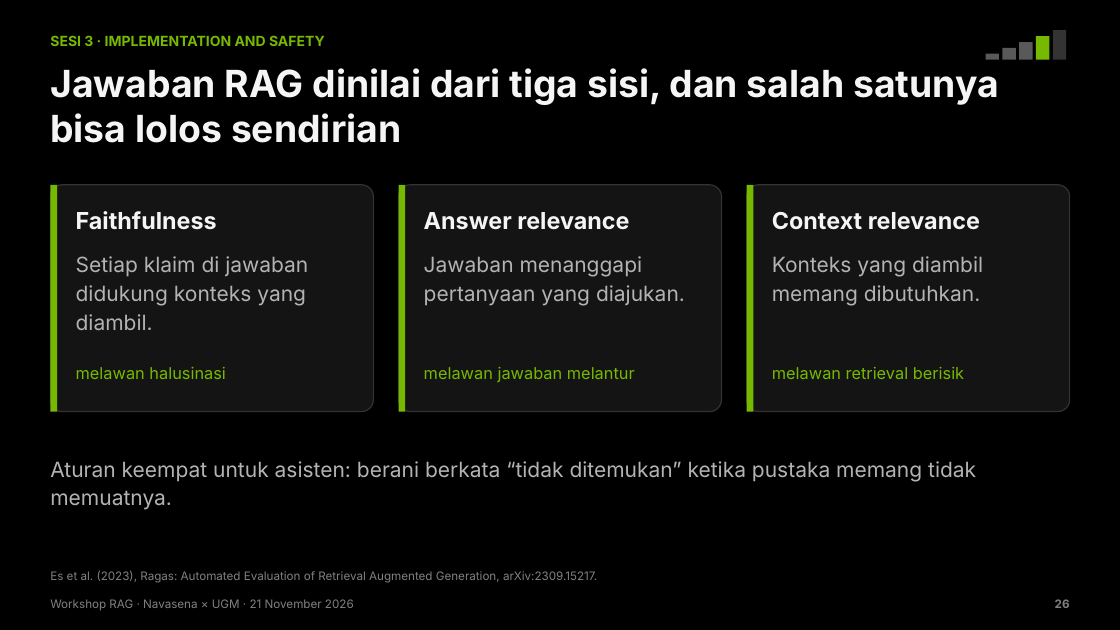
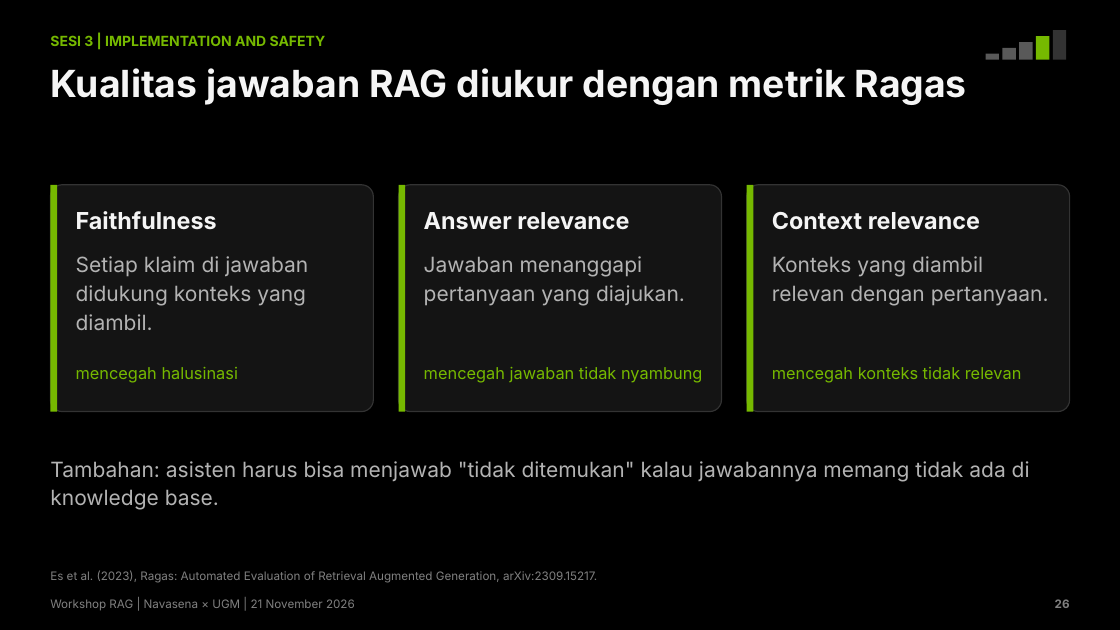
Before and after one commit to chmdznr/navasena-ugm-rag-workshop, a slide deck: slide 26 of slides/dist/Navasena_UGM_Workshop_RAG.pptx. Drawn at 1120x630 pixels with LibreOffice and Linux fonts; fonts in the diff are those of the drawing. Boxes give left, top, right and bottom in pixels: in the first picture for what was removed or moved away, otherwise in the second. Text is boxed around its words. In the diff, an @@ line names an element or a change of style, - is before the commit and + after.

Commit message:
Rapikan bahasa: istilah engineering yang lazim, tanpa terjemahan paksa
- knowledge base, guardrail, email, query, threshold, standar deviasi,
  masking, API key, role, end-to-end menggantikan terjemahan yang kaku
- Judul slide tidak lagi berpola 'X, bukan Y' dan 'tiga ...'
- Tanda baca dibersihkan (titik tengah, em-dash, kutip miring)
- Ingest berjalan dalam satu transaksi supaya aplikasi yang sedang jalan
  tidak melihat data setengah jadi
- Deck dan notebook dibangun ulang dengan hasil gladi terbaru

```diff
--- a/slides/dist/Navasena_UGM_Workshop_RAG.pptx
+++ b/slides/dist/Navasena_UGM_Workshop_RAG.pptx
@@ text at [50, 35, 326, 46]: text changed @@
-SESI 3 · IMPLEMENTATION AND SAFETY
+SESI 3 | IMPLEMENTATION AND SAFETY
@@ text at [50, 68, 967, 105]: text changed @@
-Jawaban RAG dinilai dari tiga sisi, dan salah satunya bisa lolos sendirian
+Kualitas jawaban RAG diukur dengan metrik Ragas
@@ text at [772, 256, 1049, 306]: text changed @@
-Konteks yang diambil memang dibutuhkan.
+Konteks yang diambil relevan dengan pertanyaan.
@@ text at [76, 367, 238, 383]: text changed @@
-melawan halusinasi
+mencegah halusinasi
@@ text at [424, 367, 702, 383]: text changed @@
-melawan jawaban melantur
+mencegah jawaban tidak nyambung
@@ text at [772, 367, 1022, 383]: text changed @@
-melawan retrieval berisik
+mencegah konteks tidak relevan
@@ text at [50, 461, 1030, 510]: text changed @@
-Aturan keempat untuk asisten: berani berkata “tidak ditemukan” ketika pustaka memang tidak memuatnya.
+Tambahan: asisten harus bisa menjawab "tidak ditemukan" kalau jawabannya memang tidak ada di knowledge base.
@@ text at [50, 599, 355, 611]: text changed @@
-Workshop RAG · Navasena × UGM · 21 November 2026
+Workshop RAG | Navasena × UGM | 21 November 2026
```
Also in this commit, not shown: 36 other slides changed, 30 other files.
